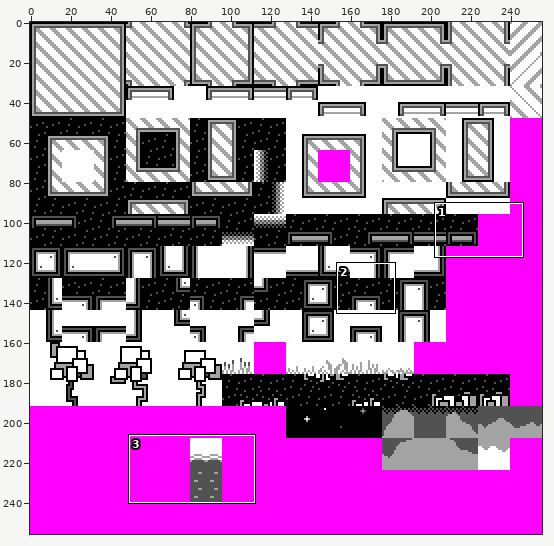
A sprite sheet gets an edit: src/data/blocks.def.png. The first picture is a wide view before the edit; the outline marks the close-up.
Close-up. First the earlier version:
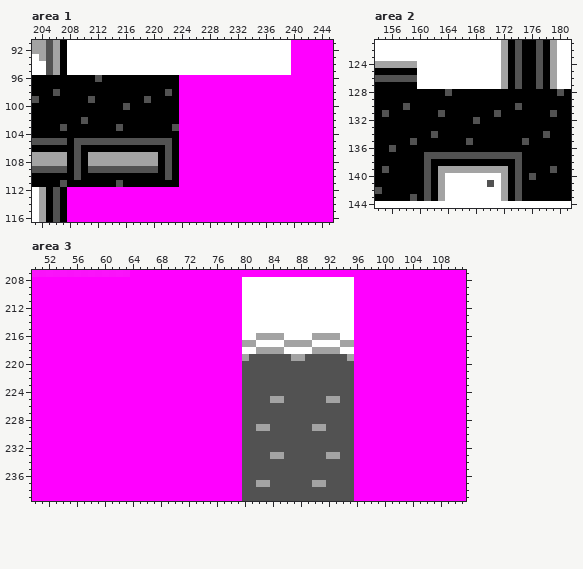
The file is 256x256 pixels. Colours within 5 levels of each other are drawn and written as one. Shown: area 1: x 203..245, y 91..116; area 2: x 154..181, y 121..144; area 3: x 50..111, y 207..239. The commit also changed other parts of the picture, which this record leaves out.
Now the later version:
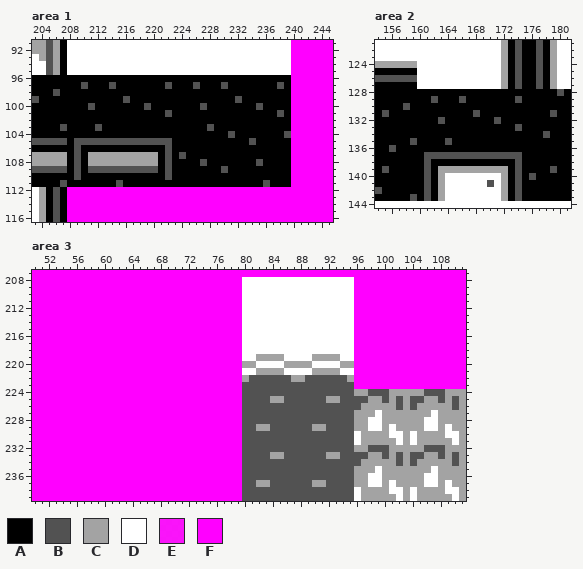
Palette (. is transparent): A #000000  B #525252  C #a3a3a3  D #ffffff  E #ff00ffe6  F #ff00ff
The edit:
Area 1:
y 96: x 212 B -> A; x 224..239 FFFFFFFFFFFFFFFF -> AAAAAAAAAAAAAAAA
y 97: x 210 A -> B; x 214 A -> B; x 222 A -> B; x 224..239 FFFFFFFFFFFFFFFF -> AABAAABAAAAAAABA
y 98: x 222 B -> A; x 224..239 FFFFFFFFFFFFFFFF -> AAAAAAAAAAAAAAAA
y 99: x 211 B -> A; x 216 A -> B; x 219 B -> A; x 224..239 FFFFFFFFFFFFFFFF -> AAAAAAAABAAAAAAA
y 100: x 211 A -> B; x 216 B -> A; x 219 A -> B; x 224..239 FFFFFFFFFFFFFFFF -> AAABAAAAAAABAAAA
y 101: x 222 A -> B; x 224..239 FFFFFFFFFFFFFFFF -> AAAAAAAAAAAAAABA
y 102: x 210 B -> A; x 224..239 FFFFFFFFFFFFFFFF -> AAAAAAAAAAAAAAAA
y 103: x 212 A -> B; x 215 B -> A; x 223..239 BFFFFFFFFFFFFFFFF -> AAAAABAAAAAAAAAAA
y 104: x 224..239 FFFFFFFFFFFFFFFF -> AAAAAAABAAAAAAAB
y 105: x 224..239 FFFFFFFFFFFFFFFF -> AAAAAAAAAABAAAAA
y 106: x 224..239 FFFFFFFFFFFFFFFF -> AAAAAAAAAAAAAAAA
y 107: x 224..239 FFFFFFFFFFFFFFFF -> BAAAAAAAAAAAAAAA
y 108: x 224..239 FFFFFFFFFFFFFFFF -> AAABAAAAAAABAAAA
y 109: x 224..239 FFFFFFFFFFFFFFFF -> AAAAAABAAAAAAAAA
y 110: x 224..239 FFFFFFFFFFFFFFFF -> AAAAAAAAAAAAAAAA
y 111: x 224..239 FFFFFFFFFFFFFFFF -> AAAAAAAAAAAABAAA
Area 2:
y 128: x 164 B -> A
y 129: x 162 A -> B; x 166 A -> B; x 174 A -> B
y 130: x 174 B -> A
y 131: x 163 B -> A; x 168 A -> B; x 171 B -> A
y 132: x 163 A -> B; x 168 B -> A; x 171 A -> B
y 133: x 174 A -> B
y 134: x 162 B -> A
y 135: x 164 A -> B; x 167 B -> A; x 175 B -> A
Area 3:
y 207: x 50..63 EEEEEEEEEEEEEE -> FFFFFFFFFFFFFF
y 216: x 82..85 CCCC -> DDDD; x 90..93 CCCC -> DDDD
y 217: x 80..81 CC -> DD; x 86..89 CCCC -> DDDD; x 94..95 CC -> DD
y 218: x 82..85 CCCC -> DDDD; x 90..93 CCCC -> DDDD
y 219: x 80..95 CBBBBBBCCBBBBBBC -> DDCCCCDDDDCCCCDD
y 220: x 80..95 BBBBBBBBBBBBBBBB -> CCDDDDCCCCDDDDCC
y 221: x 80..95 BBBBBBBBBBBBBBBB -> DDCCCCDDDDCCCCDD
y 222: x 80 B -> C; x 87..88 BB -> CC; x 95 B -> C
y 224: x 96..111 FFFFFFFFFFFFFFFF -> CCBBBCCCCCBBBCCC
y 225: x 96..111 FFFFFFFFFFFFFFFF -> BBCCBCBCBBCCBCBC
y 226: x 96..111 FFFFFFFFFFFFFFFF -> BCCCCCBCBCCCCCBC
y 227: x 96..111 FFFFFFFFFFFFFFFF -> CCCDCCCCCCCDCCCC
y 228: x 96..111 FFFFFFFFFFFFFFFF -> CCDDCCCCCCDDCCCC
y 229: x 96..111 FFFFFFFFFFFFFFFF -> CCDDCDCCCCDDCDCC
y 230: x 96..111 FFFFFFFFFFFFFFFF -> DCCCCDDCDCCCCDDC
y 231: x 96..111 FFFFFFFFFFFFFFFF -> DCCCCCDCDCCCCCDC
y 232: x 96..111 FFFFFFFFFFFFFFFF -> CCBBBCCCCCBBBCCC
y 233: x 96..111 FFFFFFFFFFFFFFFF -> BBCCBCBCBBCCBCBC
y 234: x 96..111 FFFFFFFFFFFFFFFF -> BCCCCCBCBCCCCCBC
y 235: x 96..111 FFFFFFFFFFFFFFFF -> CCCDCCCCCCCDCCCC
y 236: x 96..111 FFFFFFFFFFFFFFFF -> CCDDCCCCCCDDCCCC
y 237: x 96..111 FFFFFFFFFFFFFFFF -> CCDDCDCCCCDDCDCC
y 238: x 96..111 FFFFFFFFFFFFFFFF -> DCCCCDDCDCCCCDDC
y 239: x 96..111 FFFFFFFFFFFFFFFF -> DCCCCCDCDCCCCCDC
